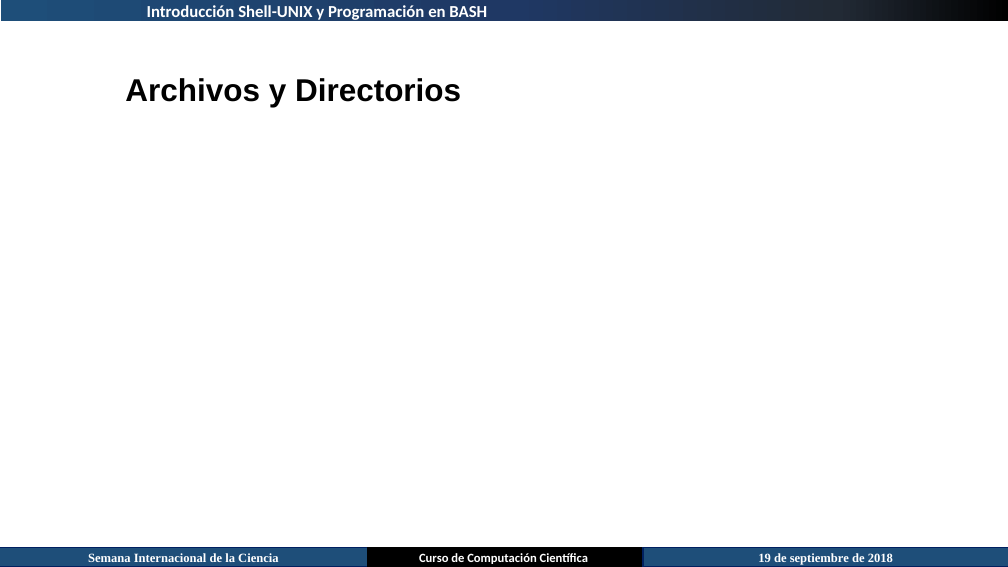
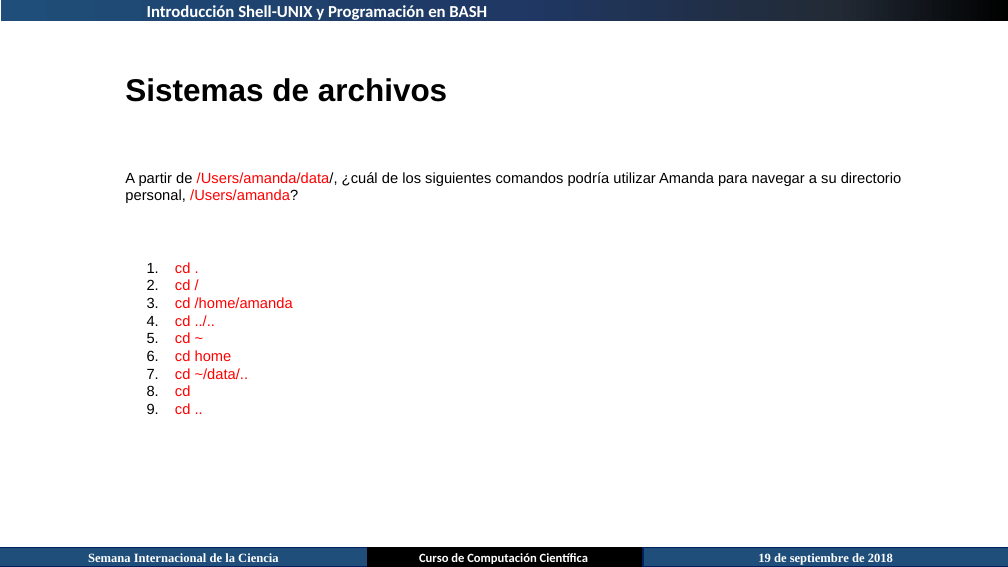
Before and after one commit to juan-pineda/Curso_computacion_cientifica, a slide deck: slide 5 of 03-Shell-Unix/Introducción Shell-UNIX.pptx. Drawn at 1008x567 pixels with LibreOffice and Linux fonts; fonts in the diff are those of the drawing. Boxes give left, top, right and bottom in pixels: in the first picture for what was removed or moved away, otherwise in the second. Text is boxed around its words. In the diff, an @@ line names an element or a change of style, - is before the commit and + after.

```diff
--- a/03-Shell-Unix/Introducción Shell-UNIX.pptx
+++ b/03-Shell-Unix/Introducción Shell-UNIX.pptx
@@ text at [125, 78, 447, 102]: text changed @@
-Archivos y Directorios
+Sistemas de archivos
@@ text added at [125, 172, 902, 203], 14 pt, text #000000 @@
+A partir de /Users/amanda/data/, ¿cuál de los siguientes comandos podría utilizar Amanda para navegar a su directorio personal, /Users/amanda?
@@ text added at [175, 262, 293, 414], 14 pt, text #FF0000 @@
+1. cd .
+2. cd /
+3. cd /home/amanda
+4. cd ../..
+5. cd ~
+6. cd home
+7. cd ~/data/..
+8. cd
+9. cd ..
```
Also in this commit, not shown: 3 other slides changed, 10 slides added.
